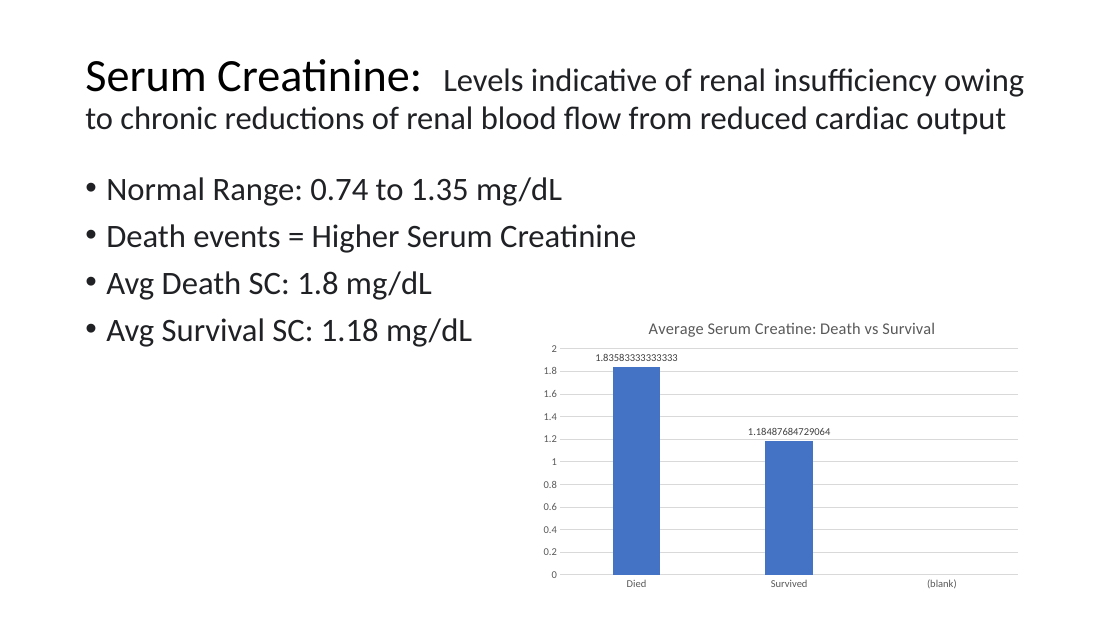
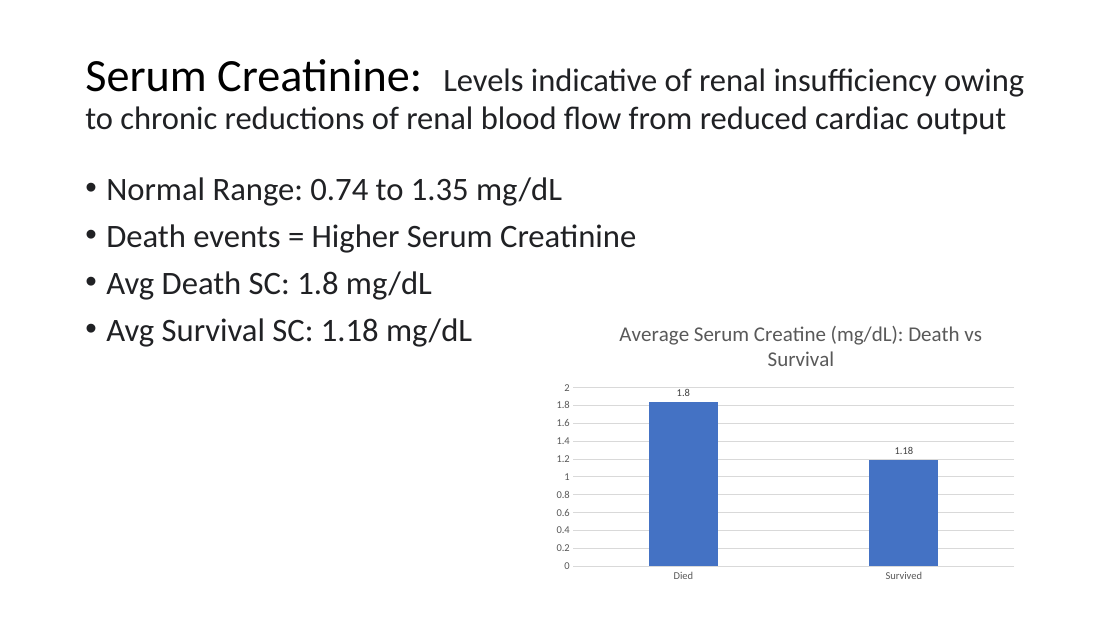
Before and after one commit to Kishp92/Bootcamp.Info, a slide deck: slide 13 of Excel/Excel Final Excel project.pptx. Drawn at 1120x630 pixels with LibreOffice and Linux fonts; fonts in the diff are those of the drawing. Boxes give left, top, right and bottom in pixels: in the first picture for what was removed or moved away, otherwise in the second. Text is boxed around its words. In the diff, an @@ line names an element or a change of style, - is before the commit and + after.

```diff
--- a/Excel/Excel Final Excel project.pptx
+++ b/Excel/Excel Final Excel project.pptx
@@ column chart at (547,276,1024,588) @@
@@ title "Average Serum Creatine: Death vs Survival " to "Average Serum Creatine (mg/dL): Death vs Survival  " @@
-categories: Died, Survived, (blank)
+categories: Died, Survived
-Series 1: 1.835833, 1.184877, -
+Series 1: 1.835833, 1.184877
@@ data labels of Series 1 changed @@
@@ column chart: place and size @@
-column chart at (534,298,1028,597)
+column chart at (547,276,1024,588)
```
Also in this commit, not shown: 10 other slides changed, 3 other files.
